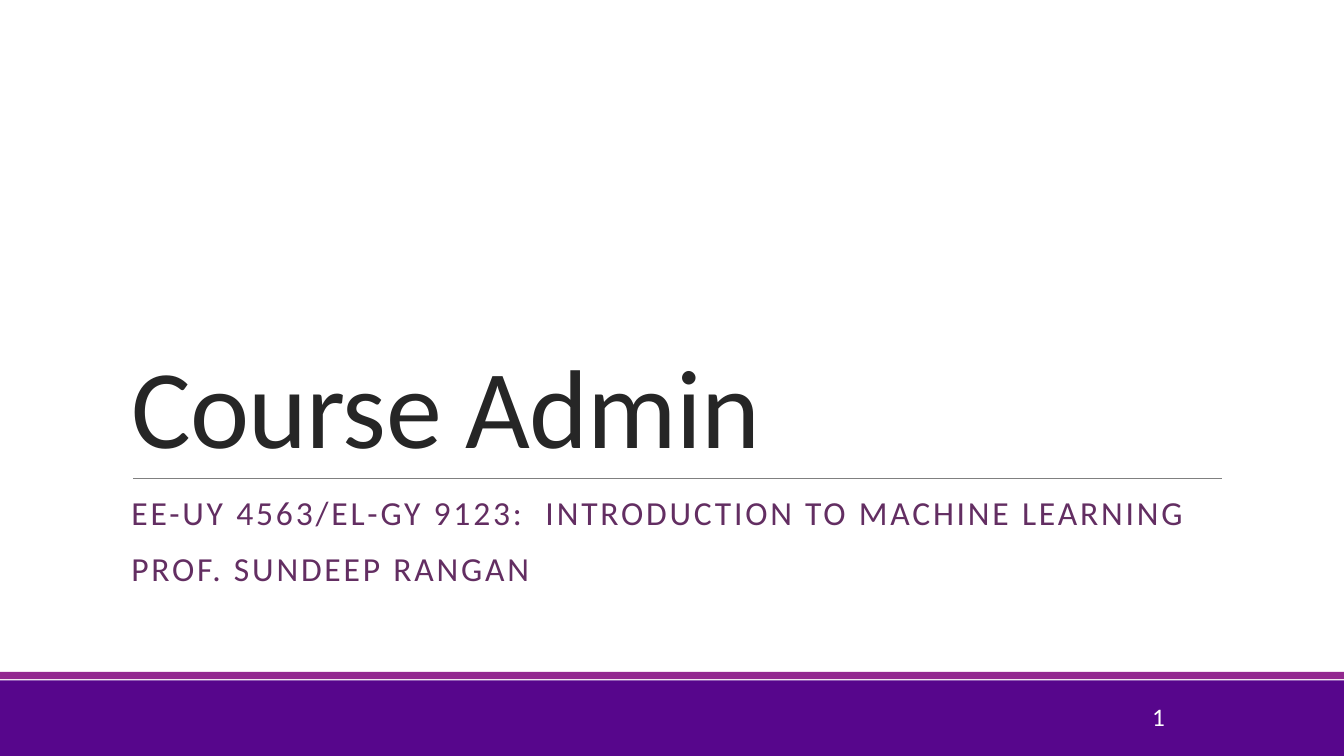
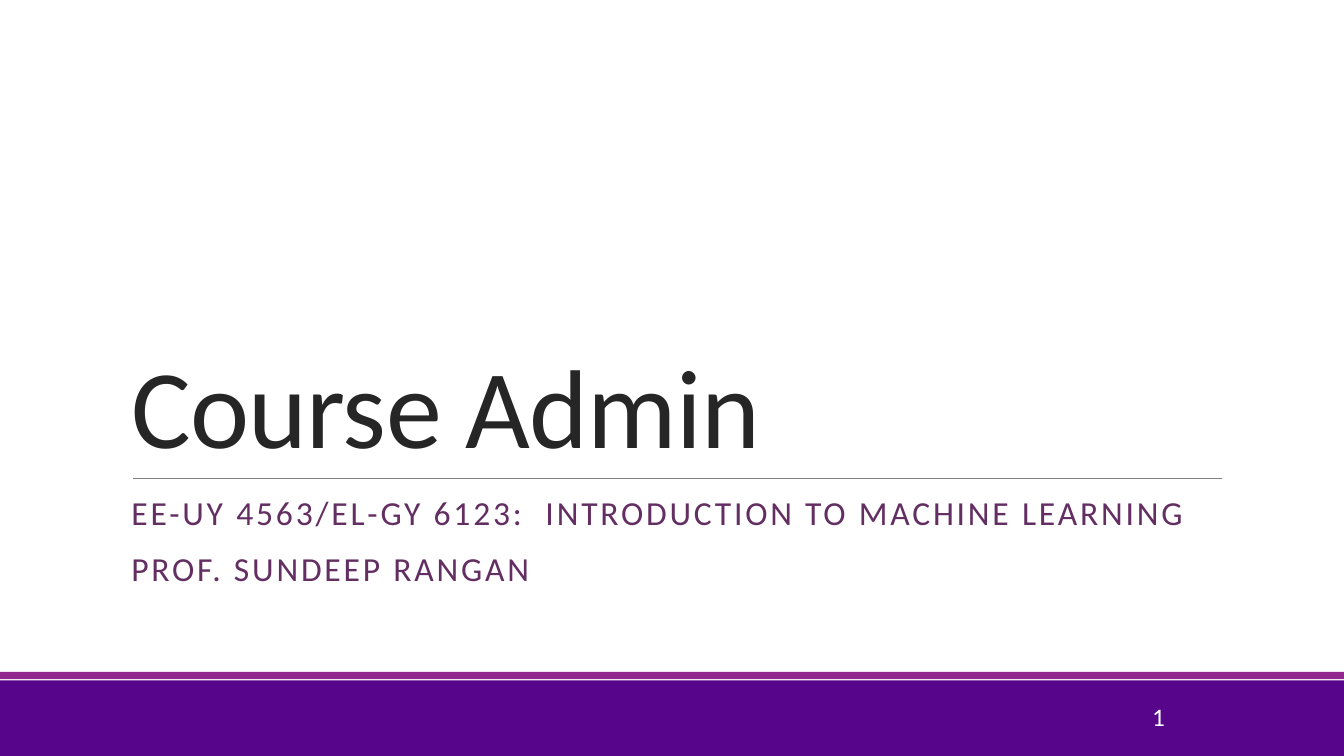
Before and after one commit to joshzzl/introml, a slide deck: slide 1 of lectures/CourseAdmin.pptx. Drawn at 1344x756 pixels with LibreOffice and Linux fonts; fonts in the diff are those of the drawing; background and template pictures are left out. Boxes give left, top, right and bottom in pixels: in the first picture for what was removed or moved away, otherwise in the second. Text is boxed around its words. In the diff, an @@ line names an element or a change of style, - is before the commit and + after.

```diff
--- a/lectures/CourseAdmin.pptx
+++ b/lectures/CourseAdmin.pptx
@@ subtitle at (x1=131, y1=501, x2=1182, y2=527): text changed @@
-EE-UY 4563/EL-GY 9123: INTRODUCTION TO MACHINE LEARNING
+EE-UY 4563/EL-GY 6123: INTRODUCTION TO MACHINE LEARNING
```
Also in this commit, not shown: 4 other slides changed, 3 other files.
